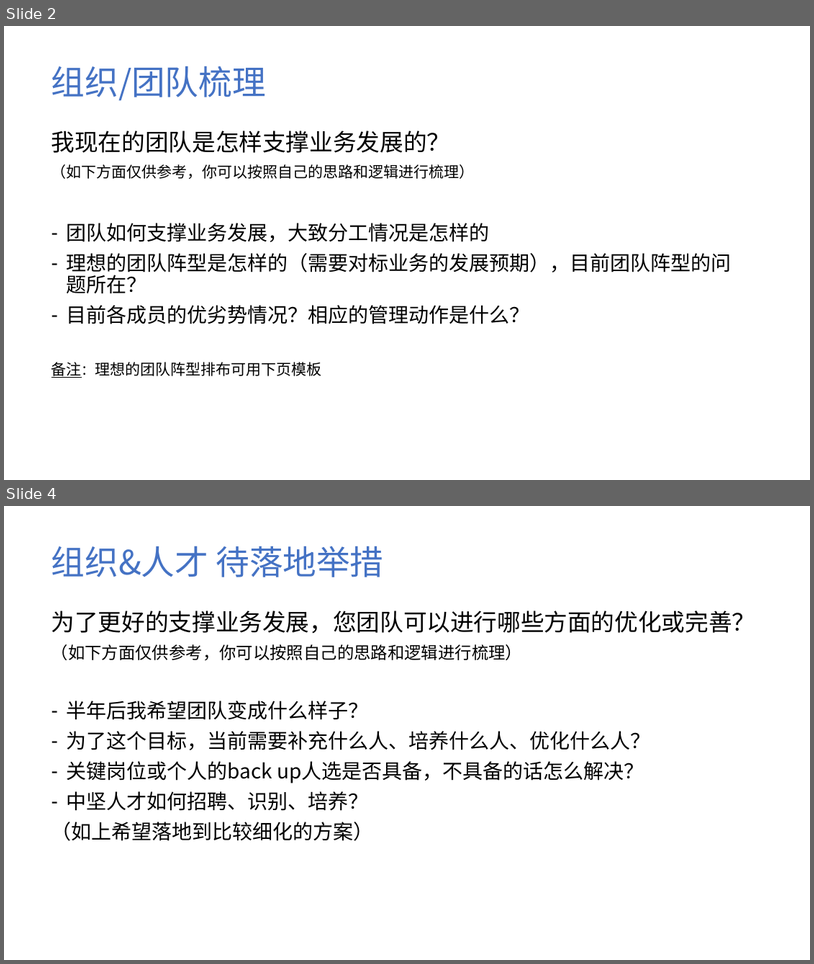
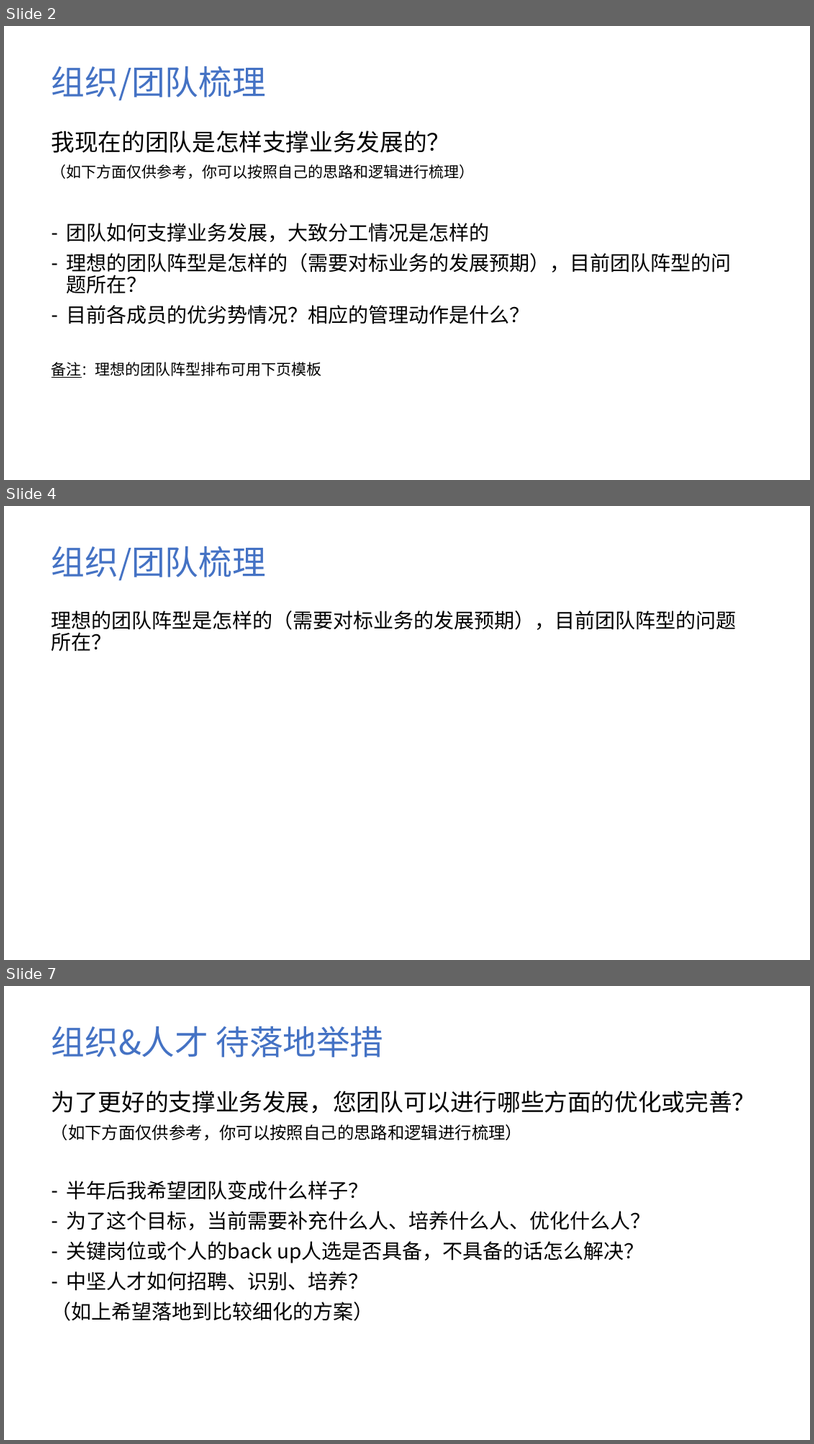
Before and after one commit to cmdpos/gaia, a slide deck: ppt/关于团队建设 - 公链组汇报.pptx. Shown one above the other, each under a label of ours: slides 2 and 4 before the commit, slides 2, 4 and 7 after it; the slides between them are not shown. The pictures are 814x964 and 814x1444 pixels, drawn with LibreOffice and Linux fonts; fonts in the diff are those of the drawing; background and template pictures are left out. Boxes give left, top, right and bottom in pixels: in the first picture for what was removed or moved away, otherwise in the second. Text is boxed around its words. In the diff, an @@ line names an element or a change of style, - is before the commit and + after.

```diff
--- a/ppt/关于团队建设 - 公链组汇报.pptx
+++ b/ppt/关于团队建设 - 公链组汇报.pptx
@@ slide 4 added at (x1=4, y1=506, x2=810, y2=960), background picture (left out) @@
@@ title added at (x1=52, y1=546, x2=266, y2=581), 40 pt, text #4472C4 @@
+组织/团队梳理
@@ text added at (x1=52, y1=610, x2=737, y2=651), 24 pt, text #000000 @@
+理想的团队阵型是怎样的（需要对标业务的发展预期），目前团队阵型的问题所在？
@@ what was slide 4 is now slide 7 @@
```
Also in this commit, not shown: 3 other slides added, 1 slide removed, 1 other file.
